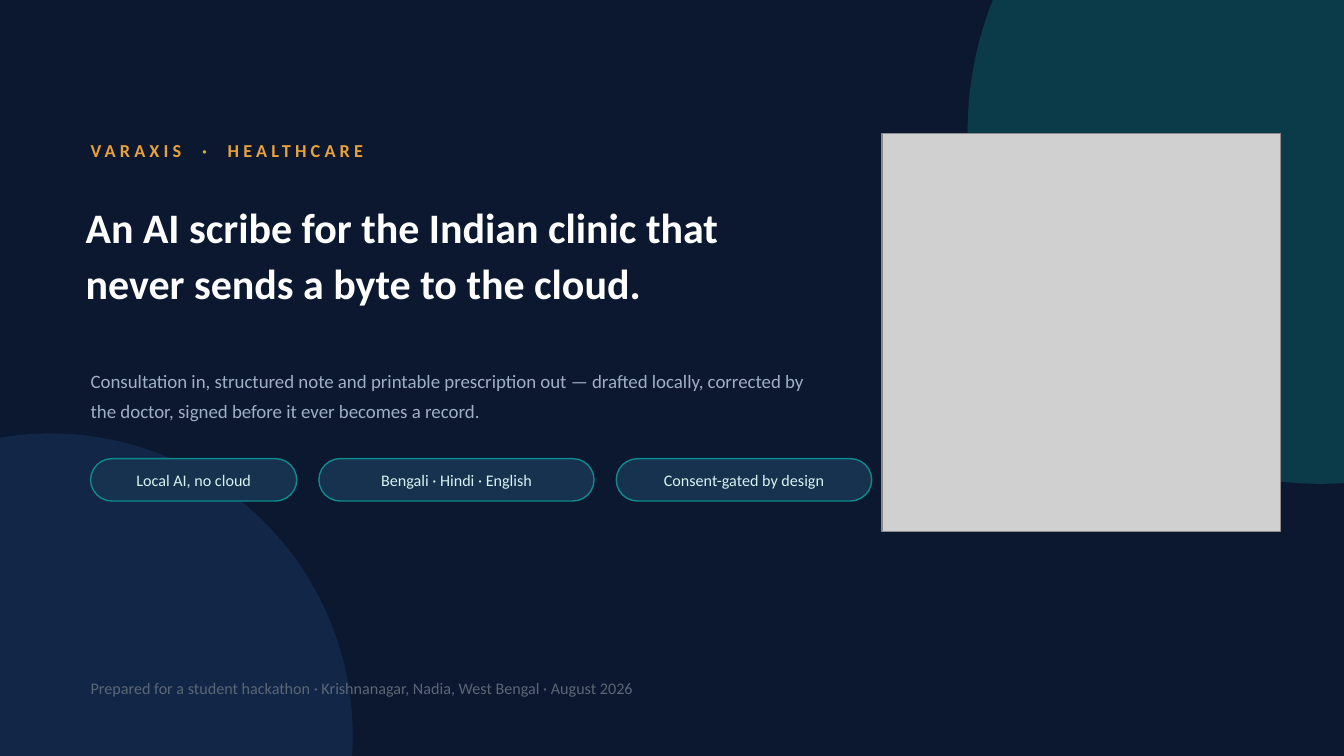
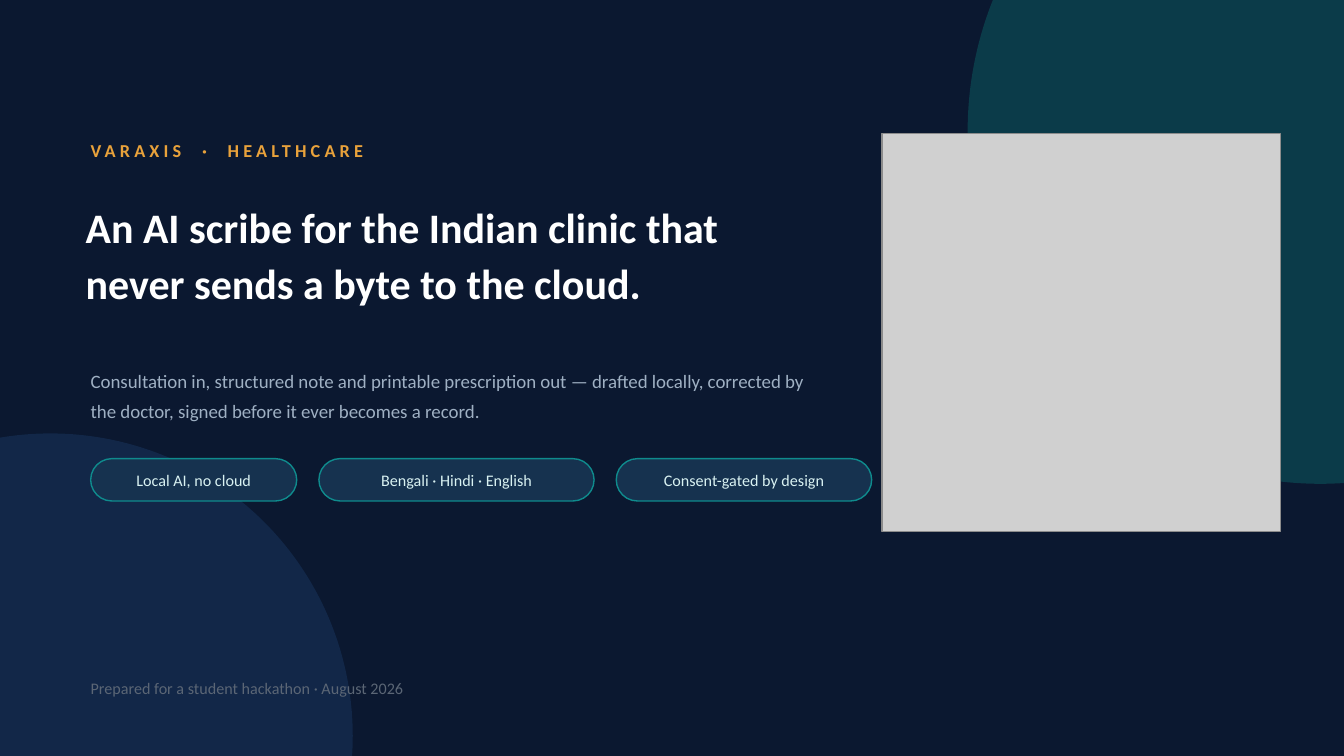
Before and after one commit to realishaanseal/clinicos, a slide deck: slide 1 of artifacts/ClinicOS_Hackathon_Deck.pptx. Drawn at 1344x756 pixels with LibreOffice and Linux fonts; fonts in the diff are those of the drawing; grey boxes stand for pictures. Boxes give left, top, right and bottom in pixels: in the first picture for what was removed or moved away, otherwise in the second. Text is boxed around its words. In the diff, an @@ line names an element or a change of style, - is before the commit and + after.

```diff
--- a/artifacts/ClinicOS_Hackathon_Deck.pptx
+++ b/artifacts/ClinicOS_Hackathon_Deck.pptx
@@ text at [91, 683, 403, 697]: text changed @@
-Prepared for a student hackathon · Krishnanagar, Nadia, West Bengal · August 2026
+Prepared for a student hackathon · August 2026
```
Also in this commit, not shown: 5 other slides changed, 13 other files.
